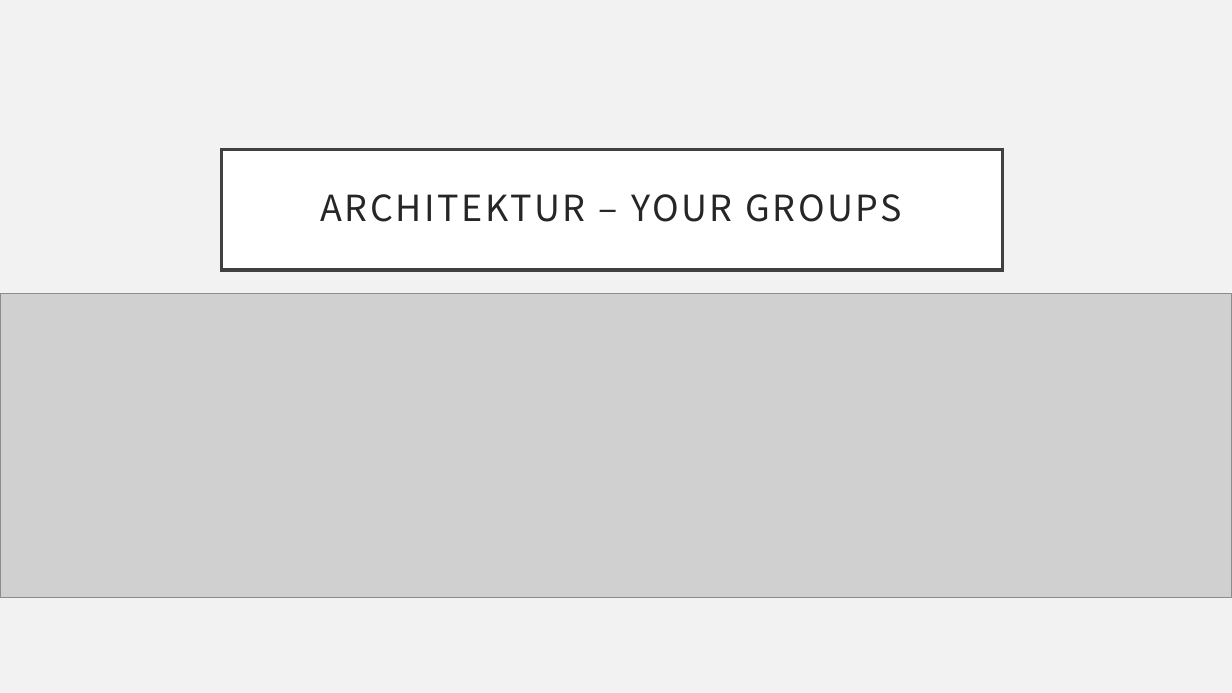
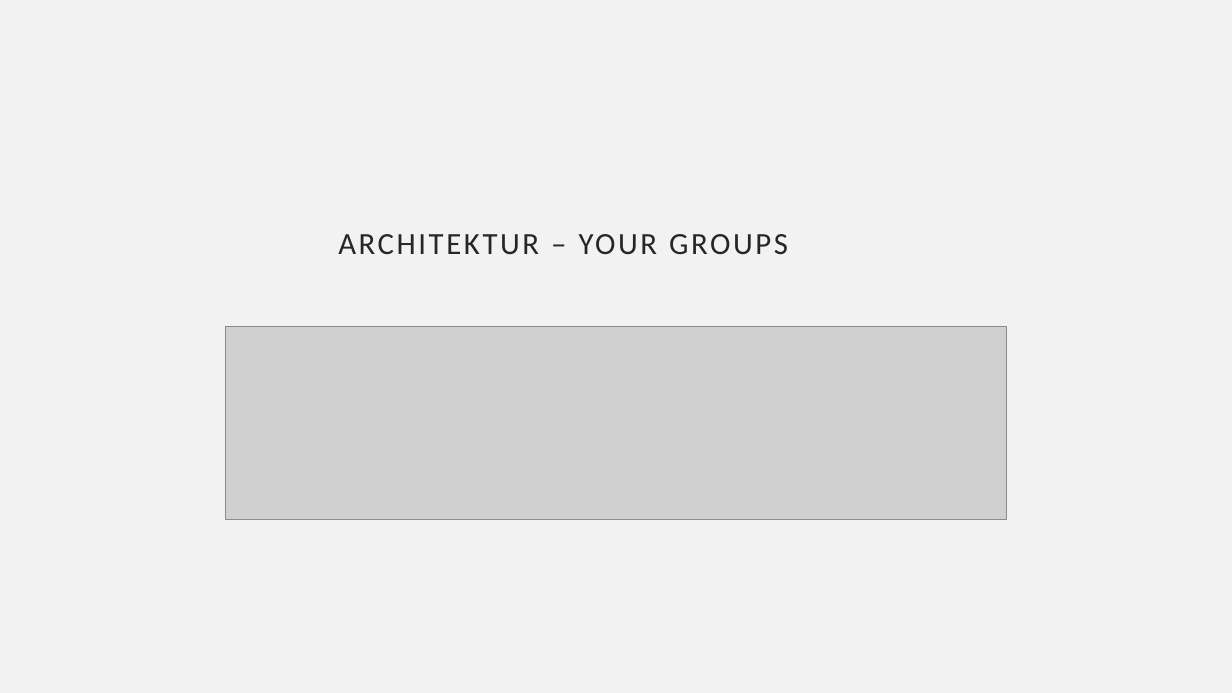
Before and after one commit to ProjektlaborEmbeddedSecurity/Presentation, a slide deck: slide 26 of PES.pptx (slide 23 before the commit). Drawn at 1232x693 pixels with LibreOffice and Linux fonts; fonts in the diff are those of the drawing; grey boxes stand for pictures; background and template pictures are left out. Boxes give left, top, right and bottom in pixels: in the first picture for what was removed or moved away, otherwise in the second. Text is boxed around its words. In the diff, an @@ line names an element or a change of style, - is before the commit and + after.

Commit message:
Ultraschallsensor Resize
Ultraschallsensor hinzugefügt, auf 3:4 geändert, layout verbessert

```diff
--- a/PES.pptx
+++ b/PES.pptx
@@ title "ARCHITEKTUR – YOUR GROUPS": place and size @@
-title "ARCHITEKTUR – YOUR GROUPS" at bbox=[221, 150, 1002, 270]
+title "ARCHITEKTUR – YOUR GROUPS" at bbox=[338, 234, 788, 255]
@@ title "ARCHITEKTUR – YOUR GROUPS" at bbox=[338, 234, 788, 255]: size 28 to 24 pt, font Noto Sans CJK JP to Calibri; alignment centre to left; fill #FFFFFF to none; outline #404040 2.5 pt to none @@
@@ picture: place and size @@
-picture at bbox=[0, 294, 1232, 598]
+picture at bbox=[226, 327, 1006, 520]
```
Also in this commit, not shown: 25 other slides changed, 3 slides added.
